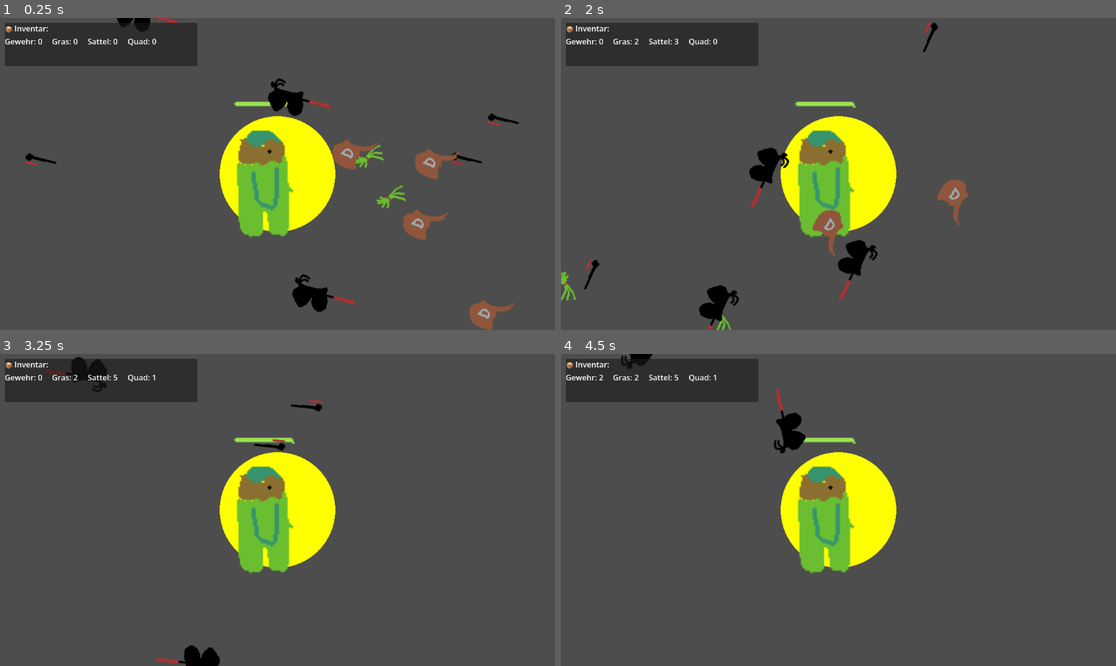
Above: before the commit, frames 1-4 (two rows, left to right).
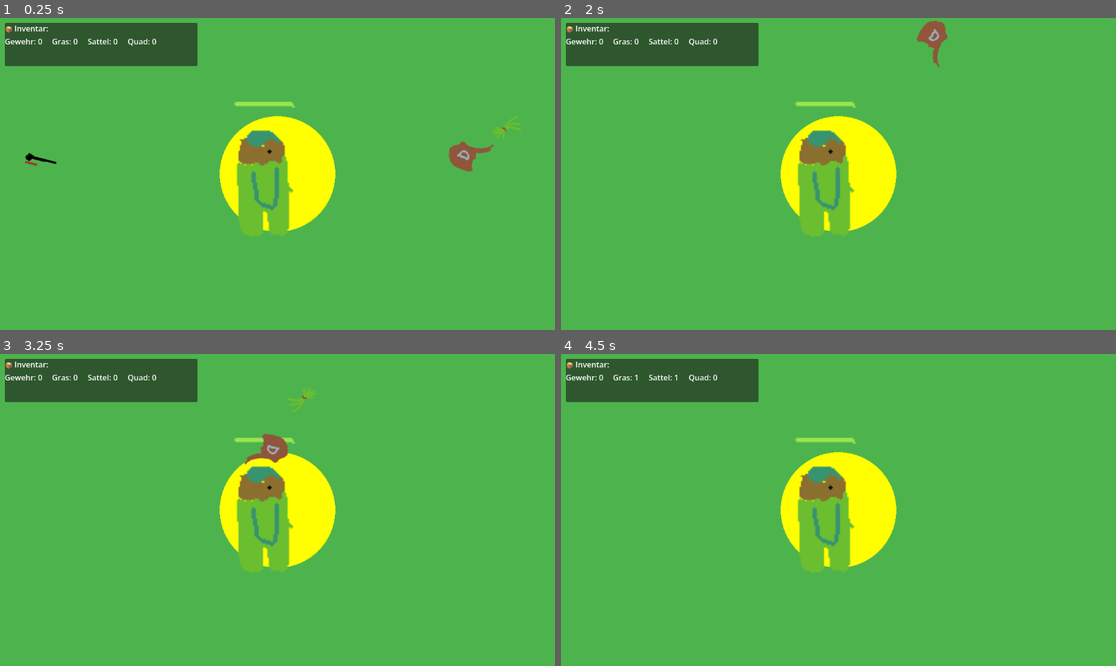
Above: after the commit, the same moments.

Repository: twiederk/Dinojagd
Game: Godot game, scene res://scenes/main/Main.tscn
Two runs of this game, one before a commit and one after it. Both use one fixed random seed, a clock stepped at 60 frames per second and the inputs below.
Inputs:
- Up to frame 1 (0.25 s): no input
- Up to frame 2 (2 s): hold D (ui_move_right) 0.53-1.28 s; hold E (collect_item) 0.53-1.28 s; tap Space (ui_select) at 0.77, 1.52 s; hold S (ui_move_down) from 1.28 s (still down); tap E (collect_item) at 1.35 s
- Up to frame 3 (3.25 s): release S (ui_move_down) at 2.03 s; hold D (ui_move_right) 2.03-2.78 s; hold E (collect_item) 2.03-2.78 s; hold W (ui_move_up) from 2.78 s (still down); tap E (collect_item) at 2.85 s; tap Space (ui_select) at 3.02 s
- Up to frame 4 (4.5 s): release W (ui_move_up) at 3.53 s; hold E (collect_item) 3.53-4.28 s; hold A (ui_move_left) from 3.53 s (still down); tap Space (ui_select) at 3.77 s; tap E (collect_item) at 4.35 s

The runs differ from the first frame. In frame 1, 93% of the frame differs, in the area x 0-100%, y 0-100%; in frame 2, 94%; in frame 3, 94%; in frame 4, 94%.

Commit message:
Green background and only one item each

Diff:
--- a/sourcecode/project.godot
+++ b/sourcecode/project.godot
@@ -8,53 +8,54 @@
 
 config_version=5
 
+[application]
+
+config/name="Dinojagd"
+run/main_scene="res://scenes/main/Main.tscn"
+config/features=PackedStringArray("4.6", "Forward Plus")
+config/icon="res://icon.svg"
+
 [autoload]
 
 Constants="res://scripts/constants.gd"
 
-[application]
+[input]
 
-config/name="Dinojagd"
-config/features=PackedStringArray("4.6", "Forward Plus")
-config/icon="res://icon.svg"
-run/main_scene="res://scenes/main/Main.tscn"
+collect_item={
+"deadzone": 0.5,
+"events": [Object(InputEventKey,"resource_local_to_scene":false,"resource_name":"","device":-1,"window_id":0,"alt_pressed":false,"shift_pressed":false,"ctrl_pressed":false,"meta_pressed":false,"pressed":false,"keycode":69,"physical_keycode":0,"key_label":0,"unicode":101,"location":0,"echo":false,"script":null)
+]
+}
+ui_move_up={
+"deadzone": 0.5,
+"events": [Object(InputEventKey,"resource_local_to_scene":false,"resource_name":"","device":-1,"window_id":0,"alt_pressed":false,"shift_pressed":false,"ctrl_pressed":false,"meta_pressed":false,"pressed":false,"keycode":87,"physical_keycode":0,"key_label":0,"unicode":119,"location":0,"echo":false,"script":null)
+, Object(InputEventKey,"resource_local_to_scene":false,"resource_name":"","device":-1,"window_id":0,"alt_pressed":false,"shift_pressed":false,"ctrl_pressed":false,"meta_pressed":false,"pressed":false,"keycode":4194320,"physical_keycode":0,"key_label":0,"unicode":0,"location":0,"echo":false,"script":null)
+]
+}
+ui_move_down={
+"deadzone": 0.5,
+"events": [Object(InputEventKey,"resource_local_to_scene":false,"resource_name":"","device":-1,"window_id":0,"alt_pressed":false,"shift_pressed":false,"ctrl_pressed":false,"meta_pressed":false,"pressed":false,"keycode":83,"physical_keycode":0,"key_label":0,"unicode":115,"location":0,"echo":false,"script":null)
+, Object(InputEventKey,"resource_local_to_scene":false,"resource_name":"","device":-1,"window_id":0,"alt_pressed":false,"shift_pressed":false,"ctrl_pressed":false,"meta_pressed":false,"pressed":false,"keycode":4194322,"physical_keycode":0,"key_label":0,"unicode":0,"location":0,"echo":false,"script":null)
+]
+}
+ui_move_left={
+"deadzone": 0.5,
+"events": [Object(InputEventKey,"resource_local_to_scene":false,"resource_name":"","device":-1,"window_id":0,"alt_pressed":false,"shift_pressed":false,"ctrl_pressed":false,"meta_pressed":false,"pressed":false,"keycode":65,"physical_keycode":0,"key_label":0,"unicode":97,"location":0,"echo":false,"script":null)
+, Object(InputEventKey,"resource_local_to_scene":false,"resource_name":"","device":-1,"window_id":0,"alt_pressed":false,"shift_pressed":false,"ctrl_pressed":false,"meta_pressed":false,"pressed":false,"keycode":4194319,"physical_keycode":0,"key_label":0,"unicode":0,"location":0,"echo":false,"script":null)
+]
+}
+ui_move_right={
+"deadzone": 0.5,
+"events": [Object(InputEventKey,"resource_local_to_scene":false,"resource_name":"","device":-1,"window_id":0,"alt_pressed":false,"shift_pressed":false,"ctrl_pressed":false,"meta_pressed":false,"pressed":false,"keycode":68,"physical_keycode":0,"key_label":0,"unicode":100,"location":0,"echo":false,"script":null)
+, Object(InputEventKey,"resource_local_to_scene":false,"resource_name":"","device":-1,"window_id":0,"alt_pressed":false,"shift_pressed":false,"ctrl_pressed":false,"meta_pressed":false,"pressed":false,"keycode":4194321,"physical_keycode":0,"key_label":0,"unicode":0,"location":0,"echo":false,"script":null)
+]
+}
 
 [physics]
 
 3d/physics_engine="Jolt Physics"
 
-[input]
-
-collect_item={
-"deadzone": 0.5,
-"events": [Object(InputEventKey,"resource_local_to_scene":false,"resource_name":"","device":-1,"window_id":0,"alt_pressed":false,"shift_pressed":false,"ctrl_pressed":false,"meta_pressed":false,"pressed":false,"keycode":69,"physical_keycode":0,"key_label":0,"unicode":101,"echo":false,"script":null)
-]
-}
-ui_move_up={
-"deadzone": 0.5,
-"events": [Object(InputEventKey,"resource_local_to_scene":false,"resource_name":"","device":-1,"window_id":0,"alt_pressed":false,"shift_pressed":false,"ctrl_pressed":false,"meta_pressed":false,"pressed":false,"keycode":87,"physical_keycode":0,"key_label":0,"unicode":119,"echo":false,"script":null)
-, Object(InputEventKey,"resource_local_to_scene":false,"resource_name":"","device":-1,"window_id":0,"alt_pressed":false,"shift_pressed":false,"ctrl_pressed":false,"meta_pressed":false,"pressed":false,"keycode":4194320,"physical_keycode":0,"key_label":0,"unicode":0,"echo":false,"script":null)
-]
-}
-ui_move_down={
-"deadzone": 0.5,
-"events": [Object(InputEventKey,"resource_local_to_scene":false,"resource_name":"","device":-1,"window_id":0,"alt_pressed":false,"shift_pressed":false,"ctrl_pressed":false,"meta_pressed":false,"pressed":false,"keycode":83,"physical_keycode":0,"key_label":0,"unicode":115,"echo":false,"script":null)
-, Object(InputEventKey,"resource_local_to_scene":false,"resource_name":"","device":-1,"window_id":0,"alt_pressed":false,"shift_pressed":false,"ctrl_pressed":false,"meta_pressed":false,"pressed":false,"keycode":4194322,"physical_keycode":0,"key_label":0,"unicode":0,"echo":false,"script":null)
-]
-}
-ui_move_left={
-"deadzone": 0.5,
-"events": [Object(InputEventKey,"resource_local_to_scene":false,"resource_name":"","device":-1,"window_id":0,"alt_pressed":false,"shift_pressed":false,"ctrl_pressed":false,"meta_pressed":false,"pressed":false,"keycode":65,"physical_keycode":0,"key_label":0,"unicode":97,"echo":false,"script":null)
-, Object(InputEventKey,"resource_local_to_scene":false,"resource_name":"","device":-1,"window_id":0,"alt_pressed":false,"shift_pressed":false,"ctrl_pressed":false,"meta_pressed":false,"pressed":false,"keycode":4194319,"physical_keycode":0,"key_label":0,"unicode":0,"echo":false,"script":null)
-]
-}
-ui_move_right={
-"deadzone": 0.5,
-"events": [Object(InputEventKey,"resource_local_to_scene":false,"resource_name":"","device":-1,"window_id":0,"alt_pressed":false,"shift_pressed":false,"ctrl_pressed":false,"meta_pressed":false,"pressed":false,"keycode":68,"physical_keycode":0,"key_label":0,"unicode":100,"echo":false,"script":null)
-, Object(InputEventKey,"resource_local_to_scene":false,"resource_name":"","device":-1,"window_id":0,"alt_pressed":false,"shift_pressed":false,"ctrl_pressed":false,"meta_pressed":false,"pressed":false,"keycode":4194321,"physical_keycode":0,"key_label":0,"unicode":0,"echo":false,"script":null)
-]
-}
-
 [rendering]
 
 rendering_device/driver.windows="d3d12"
+environment/defaults/default_clear_color=Color(0.3019608, 0.7058824, 0.3019608, 1)
--- a/sourcecode/scripts/constants.gd
+++ b/sourcecode/scripts/constants.gd
@@ -40,7 +40,7 @@
 
 # Spawn & World Konstanten
 const SPAWN_RADIUS = 400.0
-const SPAWN_COUNT_PER_ITEM_TYPE = 5
+const SPAWN_COUNT_PER_ITEM_TYPE = 1
 const SPAWN_CHECK_INTERVAL = 30.0  # Sekunden bis neues Spawning
 const MAX_DISTANCE_FROM_PLAYER = 1000.0  # Items werden entfernt wenn zu weit weg
 
